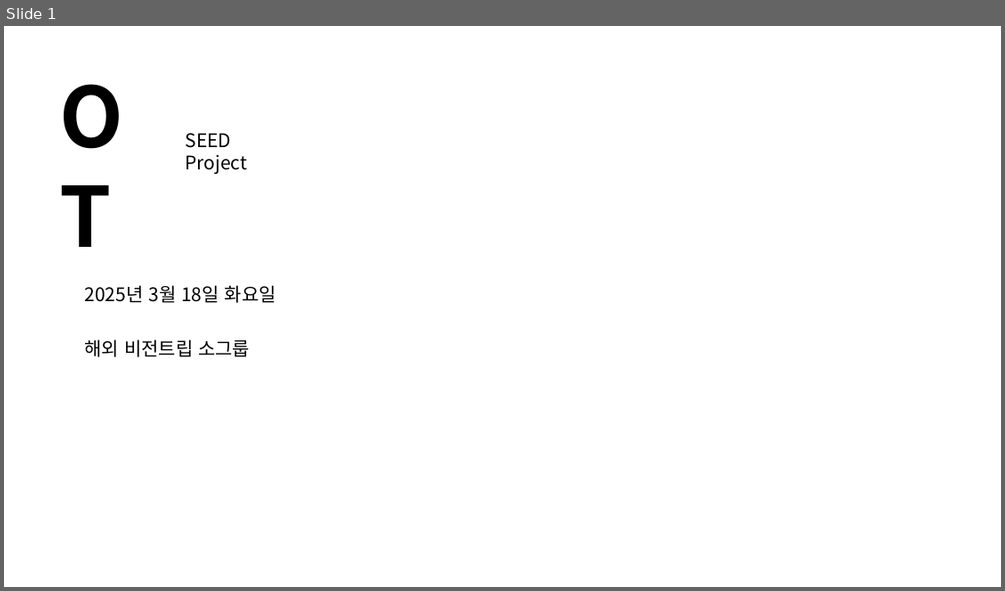
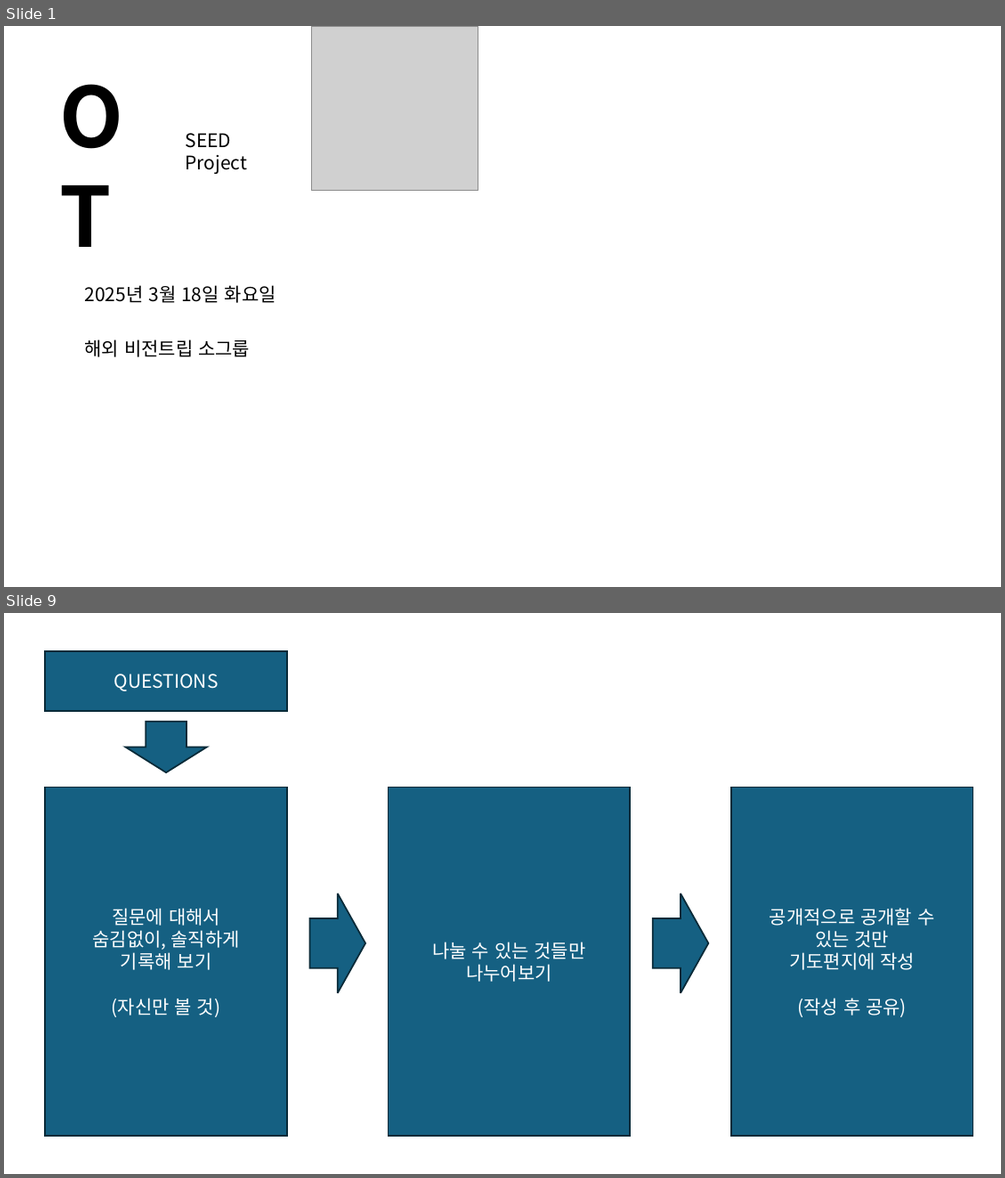
Before and after one commit to 51SB-ANTIMONY/2025-1_UNISTIVF-SEED, a slide deck: PPT/week3_OT, 기도편지 및 회의_20250318.pptx. Shown one above the other, each under a label of ours: slide 1 before the commit, slides 1 and 9 after it; the slides between them are not shown. The pictures are 1005x591 and 1005x1178 pixels, drawn with LibreOffice and Linux fonts; fonts in the diff are those of the drawing; grey boxes stand for pictures. Boxes give left, top, right and bottom in pixels: in the first picture for what was removed or moved away, otherwise in the second. Text is boxed around its words. In the diff, an @@ line names an element or a change of style, - is before the commit and + after.

```diff
--- a/PPT/week3_OT, 기도편지 및 회의_20250318.pptx
+++ b/PPT/week3_OT, 기도편지 및 회의_20250318.pptx
@@ slide 9 added at (4,613,1001,1174), background #FFFFFF @@
@@ rectangle added at (45,651,287,711), fill #156082, outline #092A39 1.5 pt, 18 pt, text #FFFFFF @@
+QUESTIONS
@@ down arrow added at (125,722,207,772), fill #156082, outline #092A39 1.5 pt @@
@@ rectangle added at (45,787,287,1135), fill #156082, outline #092A39 1.5 pt, 18 pt, text #FFFFFF @@
+질문에 대해서
+숨김없이, 솔직하게
+기록해 보기
+(자신만 볼 것)
@@ rectangle added at (388,787,630,1135), fill #156082, outline #092A39 1.5 pt, 18 pt, text #FFFFFF @@
+나눌 수 있는 것들만
+나누어보기
@@ rectangle added at (731,787,972,1135), fill #156082, outline #092A39 1.5 pt, 18 pt, text #FFFFFF @@
+공개적으로 공개할 수
+있는 것만
+기도편지에 작성
+(작성 후 공유)
@@ right arrow added at (310,893,365,993), fill #156082, outline #092A39 1.5 pt @@
@@ right arrow added at (653,893,708,993), fill #156082, outline #092A39 1.5 pt @@
@@ slide 1 changed as well @@
@@ picture added at (311,26,478,191) @@
```
Also in this commit, not shown: 15 other slides added, 1 slide removed, 1 other file.
